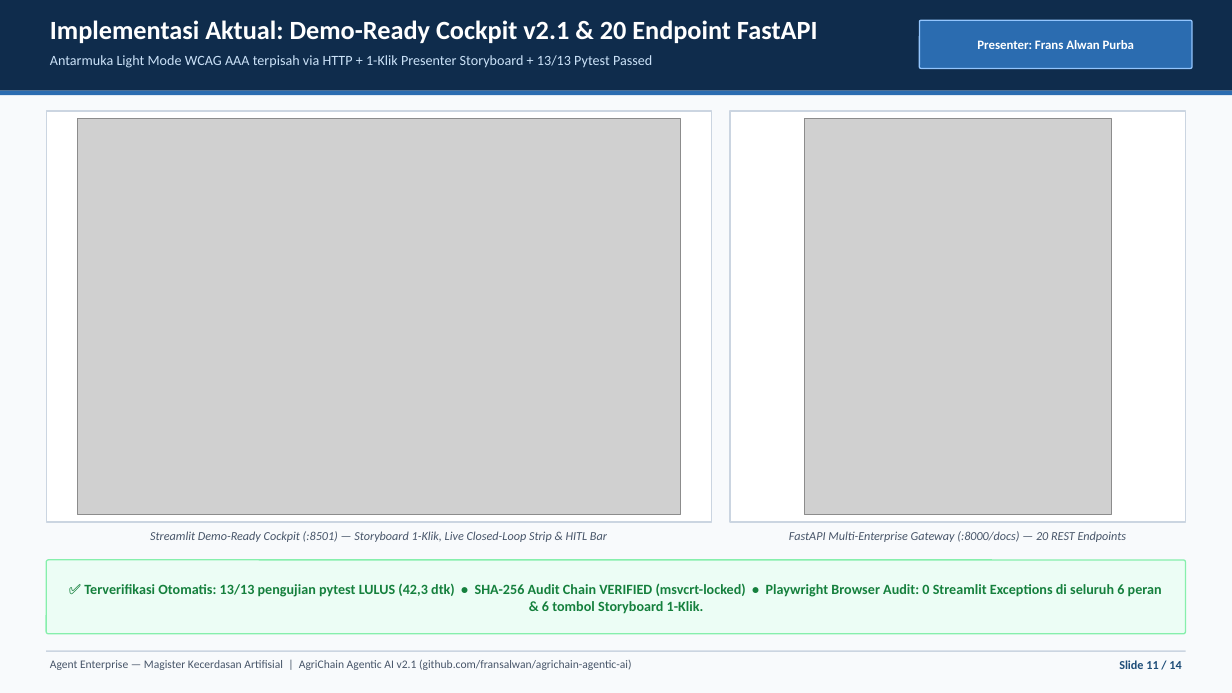
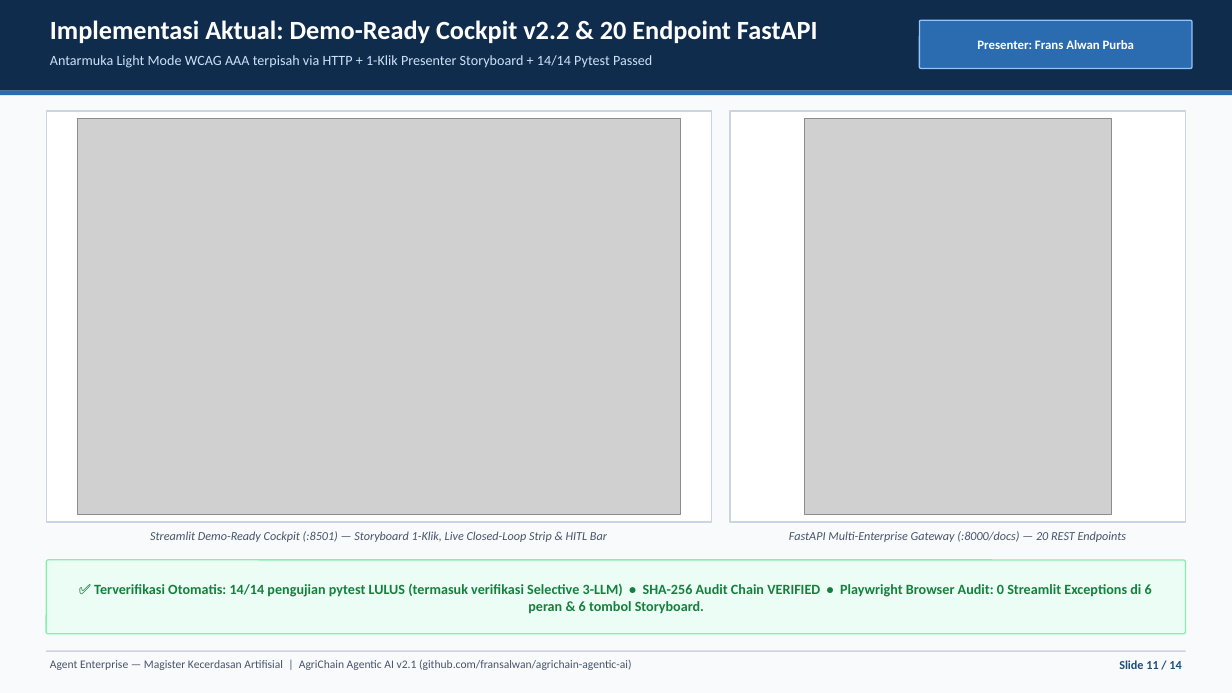
Before and after one commit to fransalwan/agrichain-agentic-ai, a slide deck: slide 11 of Presentasi_AgriChain_Agentic_AI_v2.1.pptx. Drawn at 1232x693 pixels with LibreOffice and Linux fonts; fonts in the diff are those of the drawing; grey boxes stand for pictures. Boxes give left, top, right and bottom in pixels: in the first picture for what was removed or moved away, otherwise in the second. Text is boxed around its words. In the diff, an @@ line names an element or a change of style, - is before the commit and + after.

Commit message:
feat(v2.2): implement Selective 3-LLM Hybrid (LLM only on Global/Koperasi/FreshFood, deterministic ML+Rules on AgroFarm/ColdChain/SuperMart; -62.64% cost, -29.58% latency, 14/14 tests)

```diff
--- a/Presentasi_AgriChain_Agentic_AI_v2.1.pptx
+++ b/Presentasi_AgriChain_Agentic_AI_v2.1.pptx
@@ text at box(50, 20, 818, 43): text changed @@
-Implementasi Aktual: Demo-Ready Cockpit v2.1 & 20 Endpoint FastAPI
+Implementasi Aktual: Demo-Ready Cockpit v2.2 & 20 Endpoint FastAPI
@@ text at box(50, 55, 652, 68): text changed @@
-Antarmuka Light Mode WCAG AAA terpisah via HTTP + 1-Klik Presenter Storyboard + 13/13 Pytest Passed
+Antarmuka Light Mode WCAG AAA terpisah via HTTP + 1-Klik Presenter Storyboard + 14/14 Pytest Passed
@@ text at box(94, 583, 1152, 614): text changed @@
-✅ Terverifikasi Otomatis: 13/13 pengujian pytest LULUS (42,3 dtk) • SHA-256 Audit Chain VERIFIED (msvcrt-locked) • Playwright Browser Audit: 0 Streamlit Exceptions di seluruh 6 peran & 6 tombol Storyboard 1-Klik.
+✅ Terverifikasi Otomatis: 14/14 pengujian pytest LULUS (termasuk verifikasi Selective 3-LLM) • SHA-256 Audit Chain VERIFIED • Playwright Browser Audit: 0 Streamlit Exceptions di 6 peran & 6 tombol Storyboard.
```
Also in this commit, not shown: 8 other slides changed, 23 other files.
